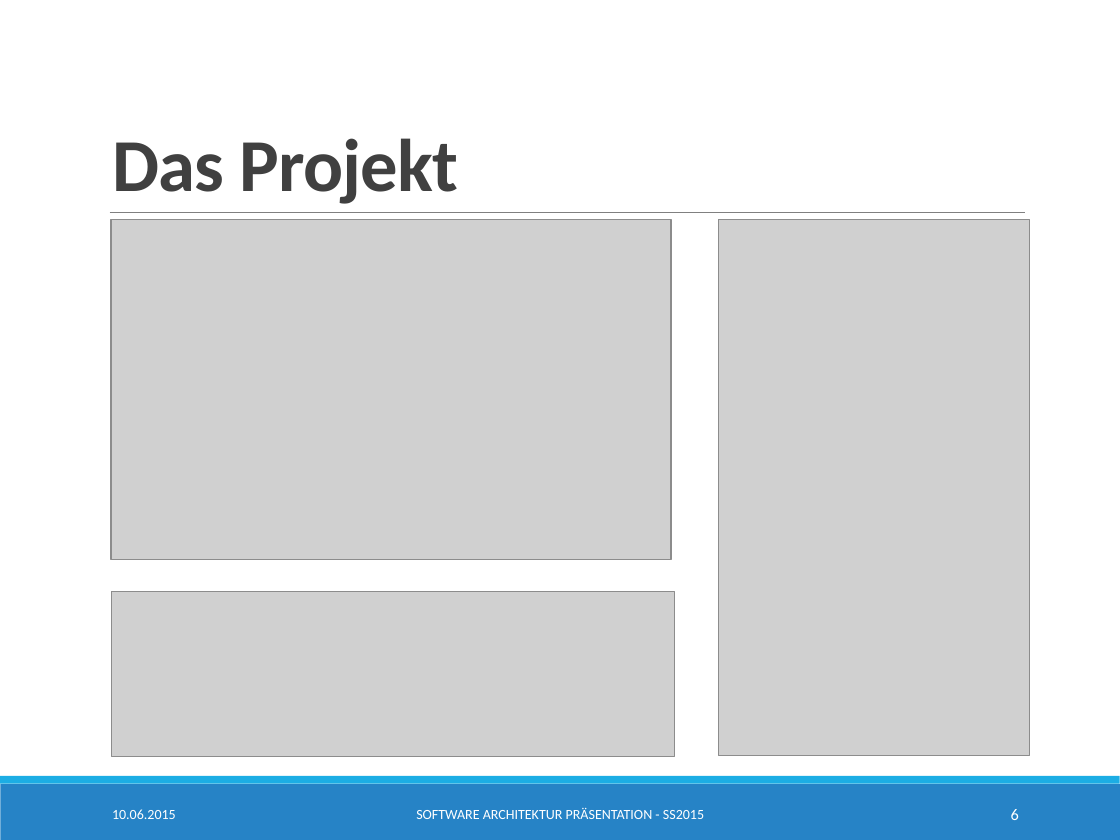
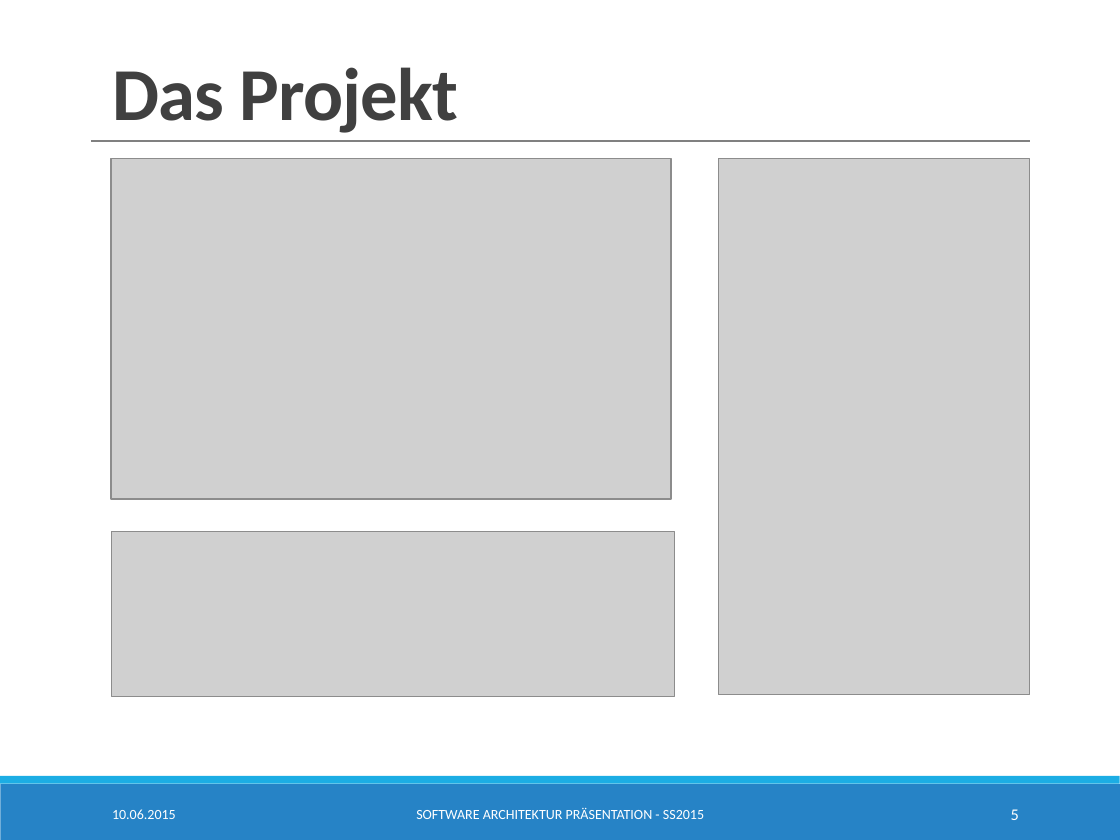
Before and after one commit to SimonBraun/de.htwg.se.mastermind, a slide deck: slide 5 of de.htwg.se.mastermind/Presentation.pptx (slide 6 before the commit). Drawn at 1120x840 pixels with LibreOffice and Linux fonts; fonts in the diff are those of the drawing; grey boxes stand for pictures. Boxes give left, top, right and bottom in pixels: in the first picture for what was removed or moved away, otherwise in the second. Text is boxed around its words. In the diff, an @@ line names an element or a change of style, - is before the commit and + after.

```diff
--- a/de.htwg.se.mastermind/Presentation.pptx
+++ b/de.htwg.se.mastermind/Presentation.pptx
@@ title "Das Projekt" moved from (x1=112, y1=138, x2=458, y2=204) to (x1=112, y1=67, x2=458, y2=133) @@
@@ line moved from (110, 213) - (1025, 213) to (91, 141) - (1030, 141) @@
@@ line (91, 141) - (1030, 141): stroke #808080 0.5 pt to #808080 1 pt @@
@@ 3 pictures moved together from (x1=111, y1=220, x2=1030, y2=757) to (x1=111, y1=159, x2=1030, y2=698) @@
@@ rectangle added at (x1=101, y1=184, x2=1044, y2=226), fill #FFFFFF, outline #FFFFFF 1.25 pt @@
@@ page number at (x1=1011, y1=809, x2=1019, y2=820): text changed @@
-6
+5
```
Also in this commit, not shown: 8 other slides changed, 1 slide added.
